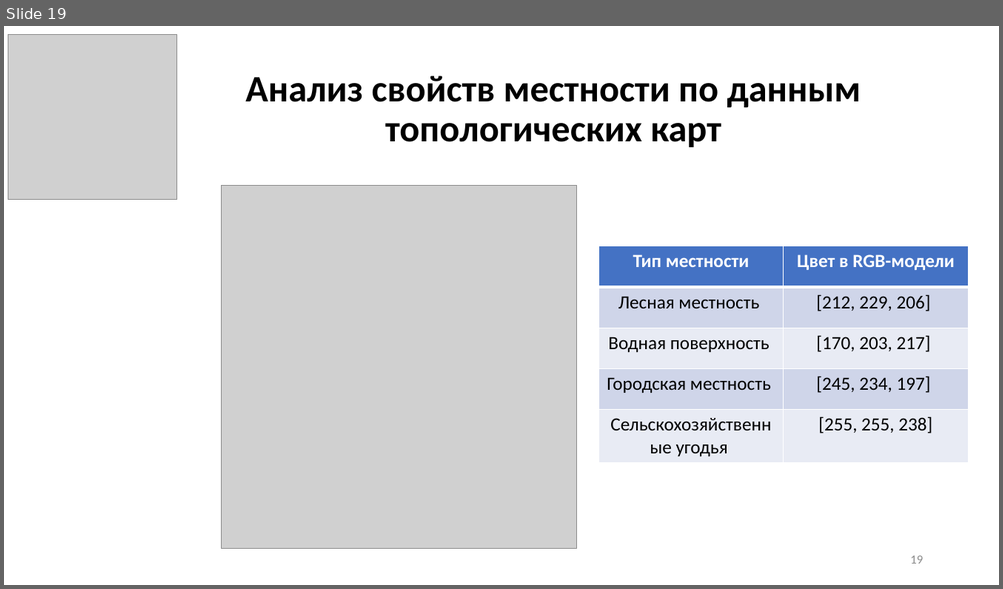
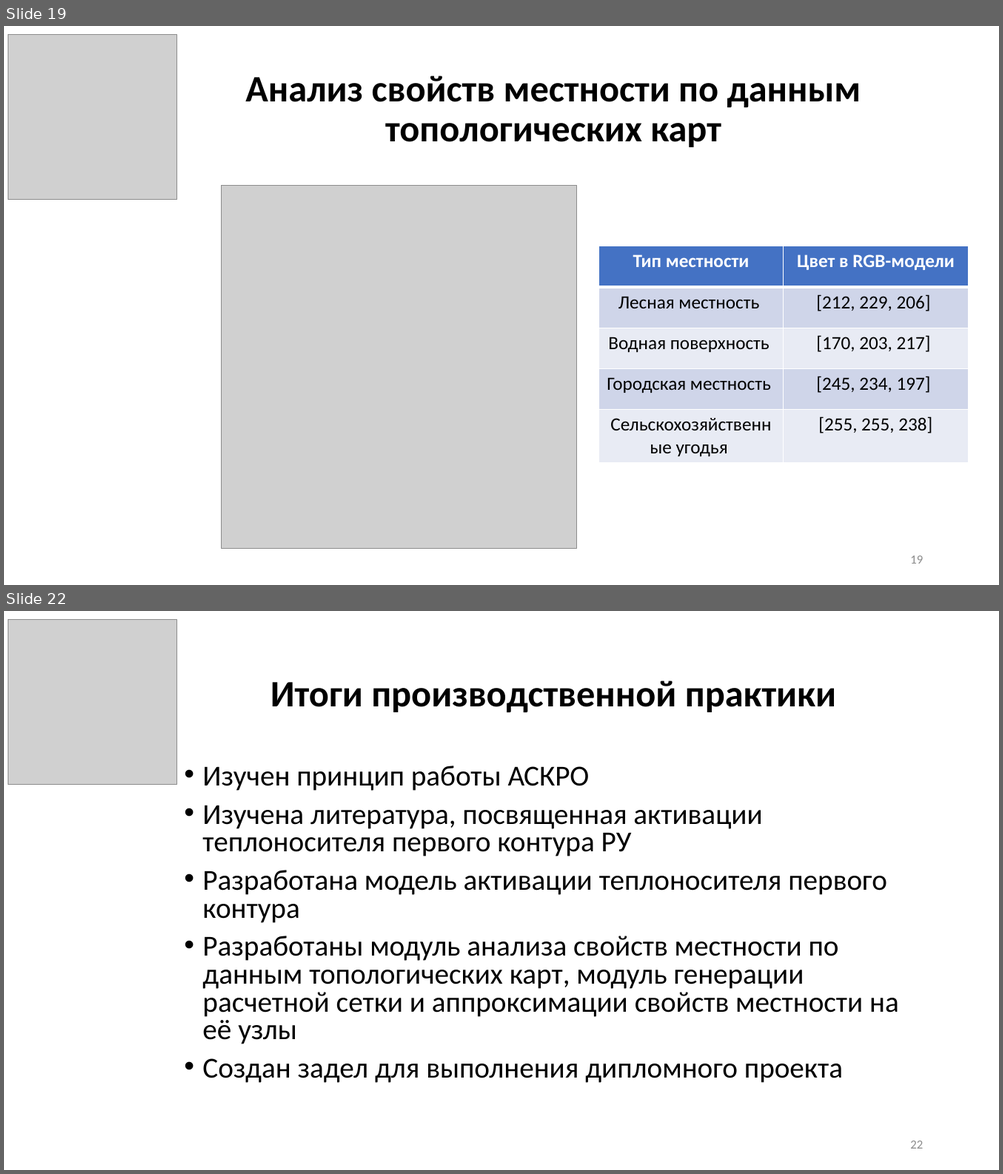
Before and after one commit to GolovPavel/diploma_golov, a slide deck: practice/presentation/practice.pptx. Shown one above the other, each under a label of ours: slide 19 before the commit, slides 19 and 22 after it; the slides between them are not shown. The pictures are 1003x589 and 1003x1174 pixels, drawn with LibreOffice and Linux fonts; fonts in the diff are those of the drawing; grey boxes stand for pictures. Boxes give left, top, right and bottom in pixels: in the first picture for what was removed or moved away, otherwise in the second. Text is boxed around its words. In the diff, an @@ line names an element or a change of style, - is before the commit and + after.

```diff
--- a/practice/presentation/practice.pptx
+++ b/practice/presentation/practice.pptx
@@ slide 22 added at (4, 611, 999, 1170), background #FFFFFF @@
@@ picture added at (8, 619, 176, 784) @@
@@ title added at (270, 681, 836, 712), 36 pt, text #000000, bold @@
+Итоги производственной практики
@@ text added at (202, 766, 899, 1083), 28 pt, text #000000 @@
+• Изучен принцип работы АСКРО
+• Изучена литература, посвященная активации теплоносителя первого контура РУ
+• Разработана модель активации теплоносителя первого контура
+• Разработаны модуль анализа свойств местности по данным топологических карт, модуль генерации расчетной сетки и аппроксимации свойств местности на её узлы
+• Создан задел для выполнения дипломного проекта
@@ page number added at (910, 1141, 922, 1149), 12 pt, text #8C8C8C @@
+22
```
Also in this commit, not shown: 2 slides changed, 1 other slide added.
